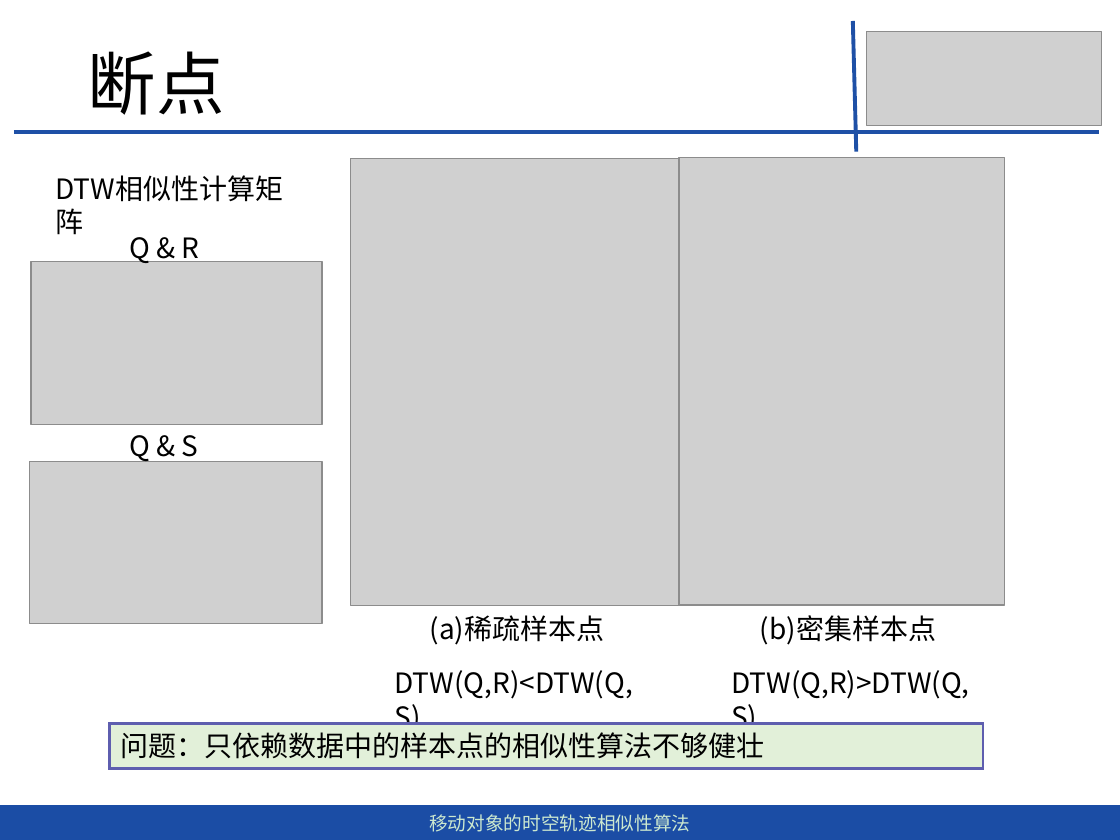
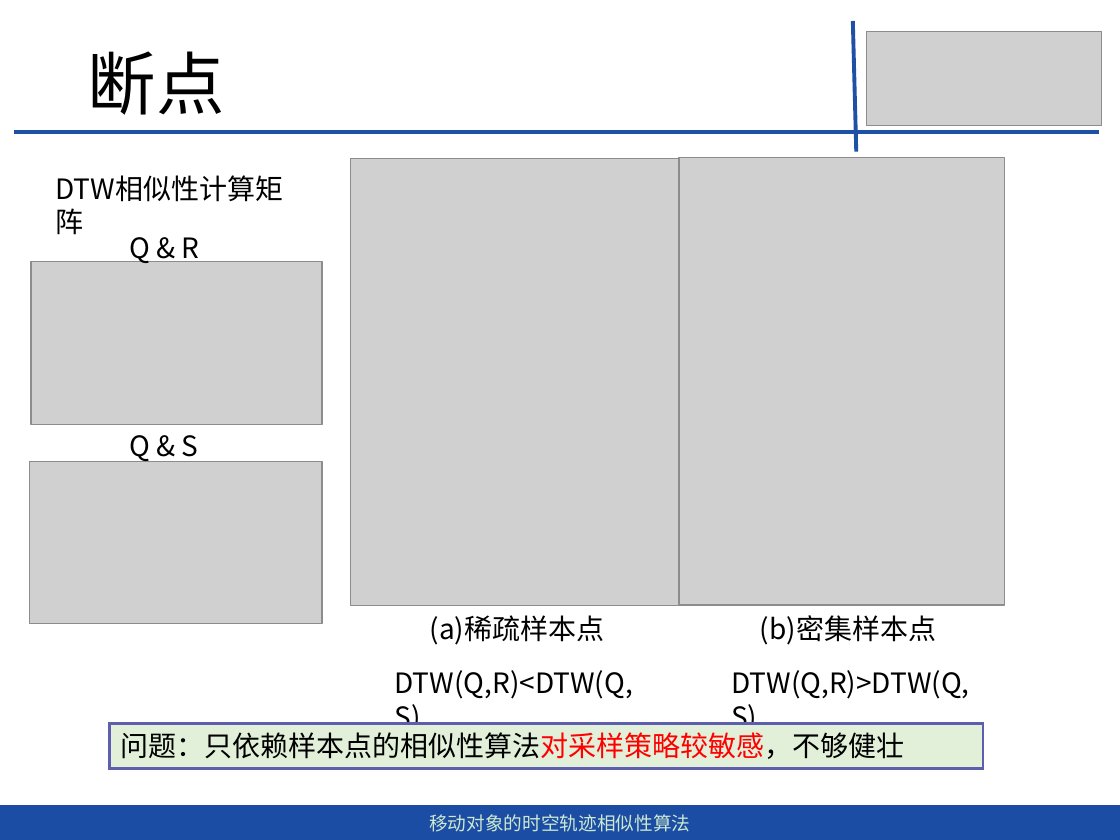
Before and after one commit to dingguangwei/biyelunwen, a slide deck: slide 20 of 答辩——毕设.pptx. Drawn at 1120x840 pixels with LibreOffice and Linux fonts; fonts in the diff are those of the drawing; grey boxes stand for pictures. Boxes give left, top, right and bottom in pixels: in the first picture for what was removed or moved away, otherwise in the second. Text is boxed around its words. In the diff, an @@ line names an element or a change of style, - is before the commit and + after.

```diff
--- a/答辩——毕设.pptx
+++ b/答辩——毕设.pptx
@@ text in rectangle at <box>120,732,904,759</box>: text changed @@
-问题：只依赖数据中的样本点的相似性算法不够健壮
+问题：只依赖样本点的相似性算法对采样策略较敏感，不够健壮
```
Also in this commit, not shown: 4 other slides changed, 5 slides added, 1 other file.
